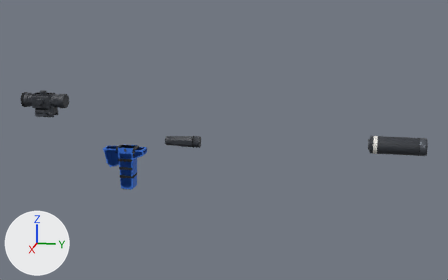
The glTF model assets/models/replicaParts/sniper.glb: old version first, new version second.
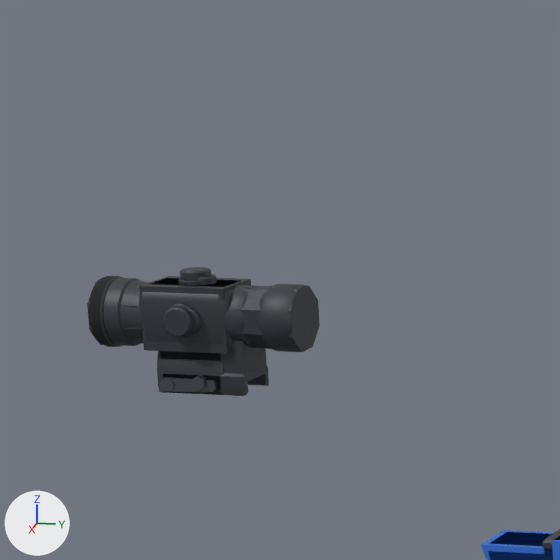
There are two pictures of each version: one whole from a 50 mm lens placed at (1.332, 0.715, 0.362), pointed at (0.012, 0.451, 0.032), one close up on the part from 0% to 27% of the width and 12% to 54% of the height. The lights are fixed; the arrows at lower left show +X, +Y and +Z. The last two pictures show the newer version. Where no turn or scale is listed for an object, it has been applied to the vertices.

In view in the first close-up: 'grip_angled', 'grip_angled_Figure', 'optic_redDot', 'optic_redDot_Figure', 'optic_scope2x', 'optic_scope2x_Figure' and 2 more.
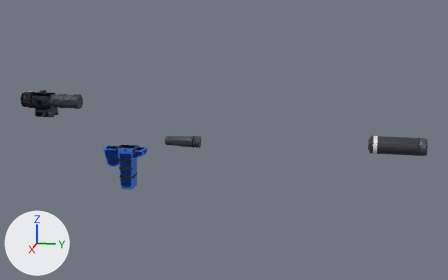
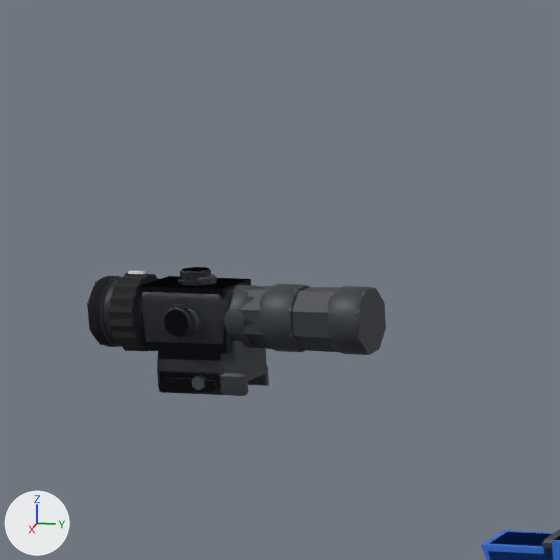
Boxes (x1, y1, x2, y2) around the edits, measured in the close-ups (560 x 560 px):
'optic_scopeVar', added: after (100, 267, 374, 395)
    faces in mat_detail (dark grey #30343b): (100, 267, 374, 395)
    faces in mat_rubber (black #1a1c1f): (109, 273, 159, 351)
    faces in mat_metal (dark grey #5f646c): (159, 377, 218, 392)
'optic_scopeVar_Figure', added: after (291, 287, 386, 354)

What the commit changed:
Mesh me_optic_scopevar_figure is new.
It consists of an 8-sided cut cone along y (radius 0.0172 at the low end, 0.015 at the high end) spanning x -0.0159..0.0159, y -0.059..-0.031, z 0.0146..0.0464; a box spanning x -0.015..0.015, y -0.031..0.013, z 0.0145..0.0465; an 8-sided cut cone along y (radius 0.015 at the low end, 0.0166 at the high end) spanning x -0.0153..0.0153, y 0.013..0.083, z 0.0152..0.0458; a box spanning x -0.012..0.012, y -0.025..0.008, z 0.0..0.0145.
It uses material mat_detail (dark grey #30343b).
Mesh me_optic_scopevar is new.
It has 1192 vertices, 2140 faces and spans x -0.0197..0.0228, y -0.0592..0.0828, z -0.0068..0.0531.
Faces by material slot: [56, 700, 1292, 18, 74].
It uses material mat_lens (blue #4a7088).
It uses material mat_rubber (black #1a1c1f).
It uses material mat_detail (dark grey #30343b).
It uses material mat_accent (white #f2f0ea).
It uses material mat_metal (dark grey #5f646c).
Object 'optic_scopeVar_Figure' (ob_optic_scopevar_figure) is new; it shows me_optic_scopevar_figure.
Its location is (0.0, 0.025, 0.0735).
Object 'optic_scopeVar' (ob_optic_scopevar) is new; it shows me_optic_scopevar.
Its location is (0.0, 0.025, 0.0735).
